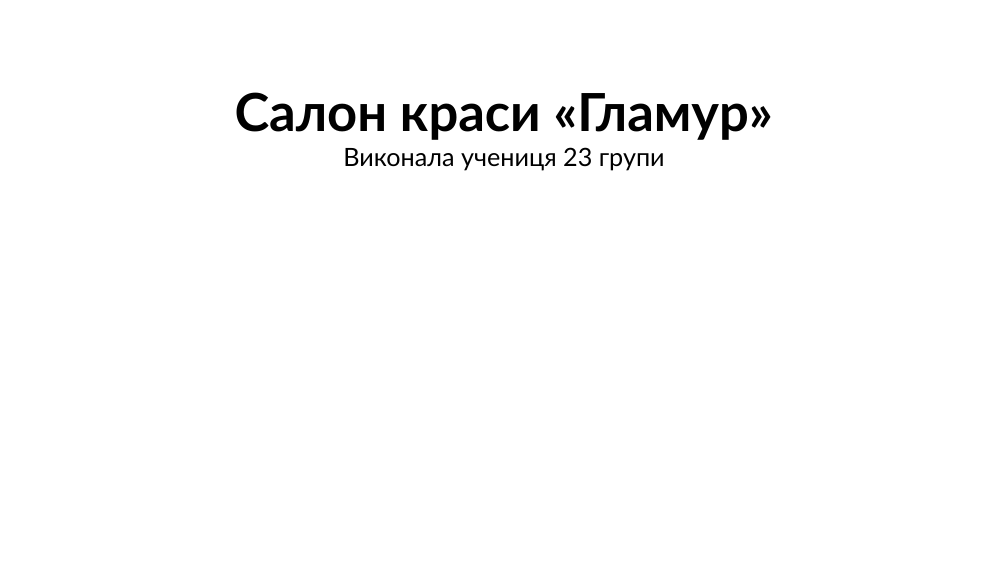
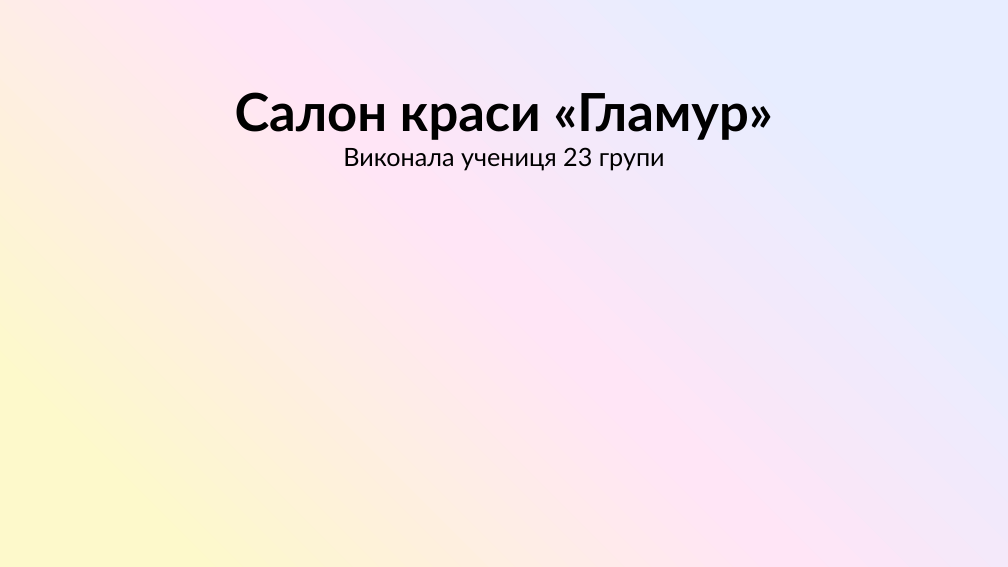
Before and after one commit to SashaGaran/Katya_diplomna, a slide deck: slide 1 of diplomna.pptx. Drawn at 1008x567 pixels with LibreOffice and Linux fonts; fonts in the diff are those of the drawing. Boxes give left, top, right and bottom in pixels: in the first picture for what was removed or moved away, otherwise in the second. Text is boxed around its words. In the diff, an @@ line names an element or a change of style, - is before the commit and + after.

```diff
--- a/diplomna.pptx
+++ b/diplomna.pptx
@@ background #FFFFFF to gradient #FDF9CB to #FFE5F6 to #E7EDFF @@
```
Also in this commit, not shown: 19 slides added, 19 slides removed.
